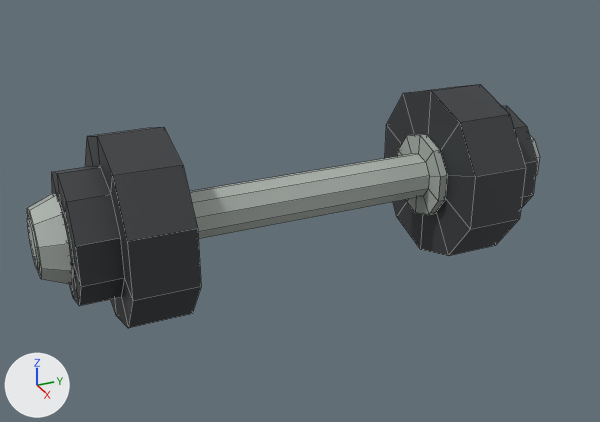
Before and after pictures for a commit that changed the FBX model Assets/Models/Gym/Dumbbell.fbx.
Before and after are seen from a 50 mm camera at (1.478, -0.68, 0.704) aimed at (0.008, -0.018, -0.031). Every picture has the same lights, and +X, +Y and +Z are marked at lower left. Mesh edges are drawn as thin lines. Where no turn or scale is listed for an object, it has been applied to the vertices.
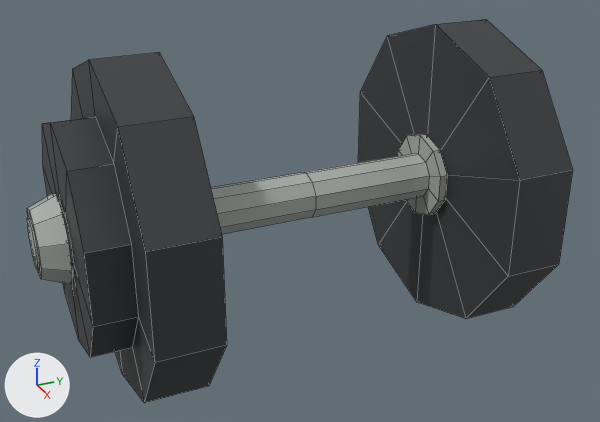
Pixel boxes (x1, y1, x2, y2) of what changed, in the pictures (600 x 422 px):
'Cylinder.001', added (black): after (42, 19, 573, 403)
'Cylinder', reshaped: before (27, 84, 540, 328); after (27, 134, 447, 285)
part 1 of me_cylinder, deleted (black): before (385, 84, 537, 256)
part 2 of me_cylinder, deleted (black): before (52, 127, 201, 328)
part 3 of me_cylinder, built on: before (189, 154, 429, 239); after (211, 154, 429, 234)

The change in detail:
me_cylinder is used by ob_cylinder; location (0.0, 0.0, 0.0).
me_cylinder had 340 vertices, 312 faces and spanned x -0.183..0.183, y -0.564..0.564, z -0.193..0.193.
me_cylinder now has 190 vertices, 182 faces and spans x -0.089..0.089, y -0.564..0.564, z -0.094..0.094.
me_cylinder part 1: the loose piece of 80 vertices spanning x -0.183..0.183, y 0.297..0.503, z -0.193..0.193 is deleted.
me_cylinder part 2: the loose piece of 80 vertices spanning x -0.183..0.183, y -0.503..-0.297, z -0.193..0.193 is deleted.
Part 3, on me_cylinder:
10 faces are deleted.
10 new vertices lie (0.0, -0.276, 0.0) away from vertices in x -0.047..0.047, y 0.276, z -0.05..0.05.
20 new faces join them.
Mesh me_cylinder_004 is new.
It has 160 vertices, 140 faces and spans x -0.32..0.32, y -0.897..0.109, z -0.336..0.336.
It uses material mat_material (picture img_texture_png).
Object 'Cylinder.001' (ob_cylinder_001) is new; it shows me_cylinder_004.
Its location is (0.0, 0.393, 0.0).
